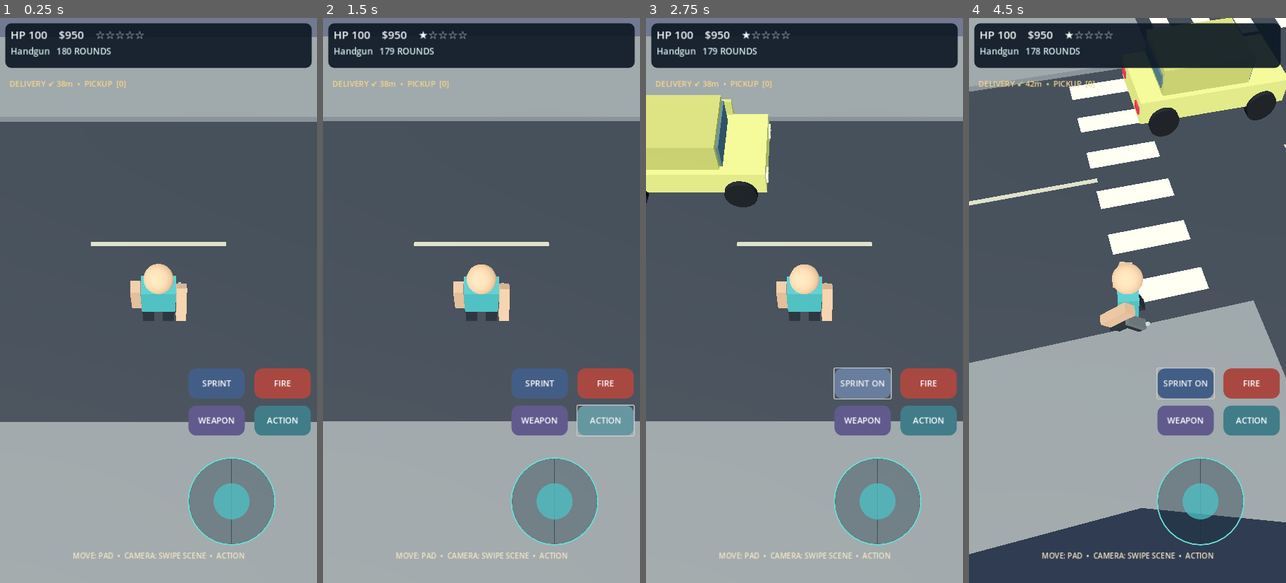
Above: before the commit, frames 1-4 (left to right).
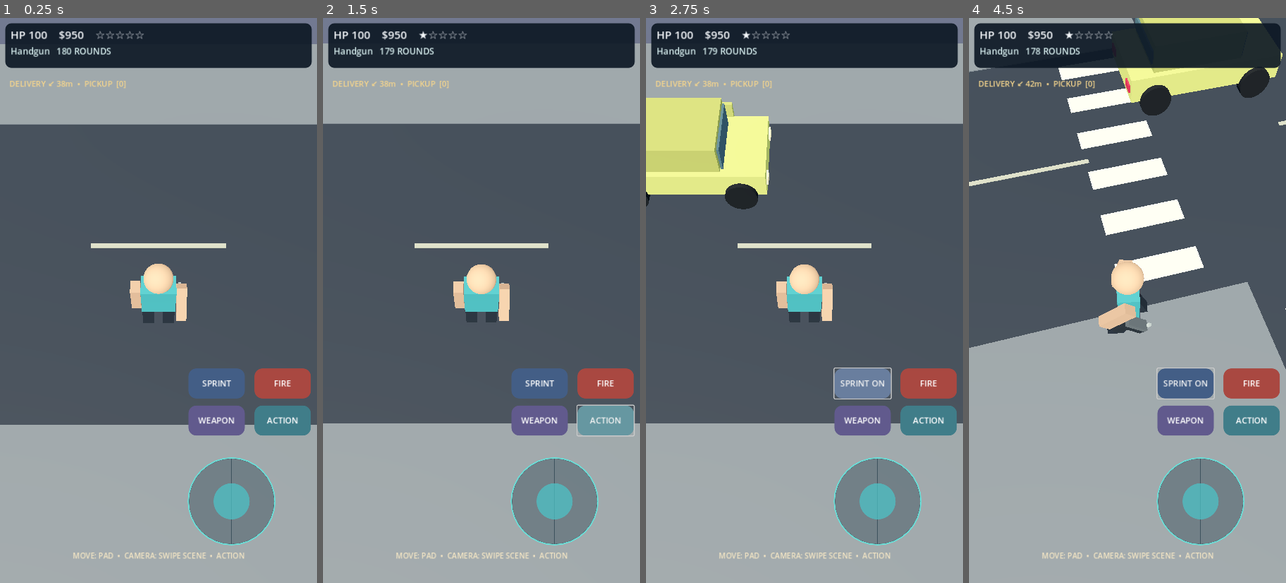
Above: after the commit, the same moments.

Repository: shejklgaia-png/Gt_a_like_game
Game: Godot game, scene res://scenes/main.tscn
Two runs of this game, one before a commit and one after it. Both use one fixed random seed, a clock stepped at 60 frames per second and the inputs below.
Inputs (mouse positions are in pixels of both pictures, inside the frame that each line leads up to):
- Up to frame 1 (0.25 s): no input
- Up to frame 2 (1.5 s): click "FIRE" at 0.5 s; click "ACTION" at 1.25 s
- Up to frame 3 (2.75 s): click "SPRINT" at 2 s
- Up to frame 4 (4.5 s): tap Enter at 2.75 s; move the mouse to (1197, 272) at 2.77 s; hold D 2.78-3.5 s; hold Shift 2.78-3.5 s; click (1197, 272) at 2.92 s; tap Space at 3.02 s; drag from (1064, 328) to (1111, 413) at 3.52 s; move the mouse to (1159, 176) at 4.27 s; hold D from 4.28 s (still down); tap F at 4.35 s

The runs differ from the first frame. In frame 1, 1.2% of the frame differs, in the area x 0-100%, y 3-72%; in frame 2, 1.1%; in frame 3, 1.5%; in frame 4, 26%, in the area x 0-100%, y 0-100%.

Commit message:
Pocket District 0.2.1: fix sidewalk entry and pedestrian gridlocks
* Fix pedestrian route gridlocks and flush sidewalk collision for seamless entry

* Fix pedestrian route gridlocks and flush sidewalk collision for seamless entry

* Fix pedestrian route gridlocks and flush sidewalk collision for seamless entry

* Fix pedestrian route gridlocks and flush sidewalk collision for seamless entry

* Add walkway, crosswalk crowd and stuck-route navigation regression tests

* Start sidewalk regression outside car lane collision envelope

* Isolate player sidewalk traversal camera framing and report collision diagnostics

* Assign opposite walking directions to separate narrow sidewalk passing lanes

* Prepare Pocket District 0.2.1 sidewalk navigation hotfix

* Prepare Pocket District 0.2.1 sidewalk navigation hotfix

Diff:
--- a/scripts/actor.gd
+++ b/scripts/actor.gd
@@ -31,6 +31,8 @@
 var attack_contact: bool = false
 var attack_damage: float = 0.0
 var attack_target: Node3D
+var stalled_time: float = 0.0
+var previous_distance: float = INF
 
 
 func setup(is_officer: bool, initial_anchor: Vector3, seed_value: int, p_axis: int = 0) -> void:
@@ -48,6 +50,10 @@
 
 
 func _ready() -> void:
+	# Nonblocking crowds: pedestrians still collide with buildings/ground and remain raycast targets.
+	# Cars can see and brake for actors, but actors cannot deadlock each other in the same lane.
+	collision_layer = 2
+	collision_mask = 1
 	var collider := CollisionShape3D.new()
 	collider.name = "CollisionShape3D"
 	var shape := CapsuleShape3D.new()
@@ -90,10 +96,17 @@
 	segment_min = float(block_index) * 36.0 + 8.0
 	segment_max = float(block_index + 1) * 36.0 - 8.0
 	var along := rng.randf_range(segment_min, segment_max)
+	previous_distance = INF
+	stalled_time = 0.0
+	# Split opposing pedestrian flows into narrow, consistent passing lanes.
+	# Both lanes stay fully on the sidewalk and inside each zebra crossing.
+	var current_along := global_position.z if sidewalk_axis == 0 else global_position.x
+	var travel_sign := 1.0 if along >= current_along else -1.0
+	var lane_offset := travel_sign * 0.32
 	if sidewalk_axis == 0:
-		target = Vector3(anchor.x, anchor.y, along)
+		target = Vector3(anchor.x + lane_offset, anchor.y, along)
 	else:
-		target = Vector3(along, anchor.y, anchor.z)
+		target = Vector3(along, anchor.y, anchor.z + lane_offset)
 
 
 func _physics_process(delta: float) -> void:
@@ -129,6 +142,20 @@
 			position.x = clampf(position.x, anchor.x - 0.38, anchor.x + 0.38)
 		else:
 			position.z = clampf(position.z, anchor.z - 0.38, anchor.z + 0.38)
+	# Collisions with geometry no longer leave a civilian frozen forever at its target.
+	# Reselect a safe lane waypoint when horizontal movement makes no progress.
+	if not officer and is_walking:
+		var remaining := Vector2(target.x - global_position.x, target.z - global_position.z).length()
+		if remaining > previous_distance - 0.025:
+			stalled_time += delta
+		else:
+			stalled_time = maxf(0.0, stalled_time - delta * 2.0)
+		previous_distance = remaining
+		if stalled_time > 1.8:
+			select_sidewalk_goal()
+	else:
+		stalled_time = 0.0
+		previous_distance = INF
 	moving = move_toward(moving, 1.0 if is_walking else 0.0, delta * 7.0)
 
 
--- a/scripts/city.gd
+++ b/scripts/city.gd
@@ -17,11 +17,11 @@
 
 func build_city() -> void:
 	rng.seed = 234894
-	Shapes.box(self, Vector3(0, -0.44, 0), Vector3(280, 0.7, 280), Color("#465958"), true)
+	Shapes.box(self, Vector3(0, -0.35, 0), Vector3(280, 0.7, 280), Color("#465958"), true)
 	for n in range(-3, 4):
 		var pos := float(n) * 36.0
-		Shapes.box(self, Vector3(pos, -0.015, 0), Vector3(10.0, 0.12, 246), ROAD_COLOR)
-		Shapes.box(self, Vector3(0, -0.012, pos), Vector3(246, 0.12, 10.0), ROAD_COLOR)
+		Shapes.box(self, Vector3(pos, 0.010, 0), Vector3(10.0, 0.02, 246), ROAD_COLOR)
+		Shapes.box(self, Vector3(0, 0.010, pos), Vector3(246, 0.02, 10.0), ROAD_COLOR)
 		for k in range(-12, 13):
 			Shapes.box(self, Vector3(pos, 0.056, k * 9.0), Vector3(0.13, 0.015, 3.5), Color("#aab2a0"))
 			Shapes.box(self, Vector3(k * 9.0, 0.058, pos), Vector3(3.5, 0.015, 0.13), Color("#aab2a0"))
@@ -82,11 +82,11 @@
 	var shop := ix == 0 and iz == -1
 	if shop:
 		height = 12.0
-	Shapes.box(self, Vector3(cx, 0.09, cz), Vector3(27, 0.24, 27), SIDEWALK_COLOR, true)
+	Shapes.box(self, Vector3(cx, 0.026, cz), Vector3(27, 0.04, 27), SIDEWALK_COLOR) # Flat decorative sidewalk; collision is the continuous ground plane.
 	var wall_color := Color.from_hsv(rng.randf_range(0.52, 0.68), rng.randf_range(0.12, 0.30), rng.randf_range(0.42, 0.75))
 	if shop:
 		wall_color = Color("#444d60")
-	Shapes.box(self, Vector3(cx, height * 0.5 + 0.22, cz), Vector3(width, height, depth), wall_color, true)
+	Shapes.box(self, Vector3(cx, height * 0.5 + 0.02, cz), Vector3(width, height, depth), wall_color, true)
 	Shapes.box(self, Vector3(cx, height + 0.31, cz), Vector3(width + 1.0, 0.35, depth + 1.0), wall_color.lightened(0.20))
 	var front_z := cz - depth / 2.0
 	var door := Vector3(cx, 0, front_z - 1.1)
--- a/scripts/hero.gd
+++ b/scripts/hero.gd
@@ -31,6 +31,8 @@
 
 
 func _ready() -> void:
+	collision_layer = 4
+	collision_mask = 11 # Static world (1), pedestrians (2), and vehicles (8).
 	var hitbox := CollisionShape3D.new()
 	hitbox.name = "CollisionShape3D"
 	var capsule := CapsuleShape3D.new()
--- a/scripts/smoke_test.gd
+++ b/scripts/smoke_test.gd
@@ -79,5 +79,57 @@
 		push_error("Car takeover door animation flag failed")
 		quit(11)
 		return
-	print("PASS: 36 buildings, 18 traffic cars, 46 pedestrians; orbit camera, 5 gun models, sidewalks, police baton and death states")
+	# Regression: civilian collision masks must ignore other civilians and vehicles.
+	# Actors remain hittable via layer 2 and collide with the continuous world on layer 1.
+	for citizen in town.people:
+		if citizen.collision_layer != 2 or (citizen.collision_mask & 2) != 0 or (citizen.collision_mask & 8) != 0:
+			push_error("Civilian crowd collision layers can recreate crosswalk jams")
+			quit(12)
+			return
+	if hero.collision_mask != 11 or town.cars[0].collision_mask != 15:
+		push_error("Hero/vehicle collision masks are inconsistent")
+		quit(13)
+		return
+	# Regression: previously raised solid sidewalk prevented hero moving out of the road.
+	# Check all building foundation pads are non-solid, not just a single intersection.
+	for building in town.buildings:
+		var center: Vector3 = building["position"]
+		var pavement := false
+		for child in town.get_children():
+			if child is Node3D and child.position.distance_to(Vector3(center.x, 0.026, center.z)) < 0.02:
+				if child is StaticBody3D:
+					push_error("Raised sidewalk still blocks player and NPCs")
+					quit(14)
+					return
+				pavement = true
+		if not pavement:
+			push_error("Walkable sidewalk visuals were removed")
+			quit(15)
+			return
+	# Put the player at a roadway curb and walk toward the sidewalk while the game runs.
+	hero.global_position = Vector3(4.15, 0.20, 16.0)
+	hero.velocity = Vector3.ZERO
+	game.camera_yaw = 0.0
+	game.camera.global_position = hero.global_position + Vector3(0.0, 7.0, 5.0)
+	game.camera.look_at(hero.global_position + Vector3(0.0, 1.0, 0.0))
+	game.stick_value = Vector2(1.0, 0.0)
+	for frame in range(36):
+		await physics_frame
+	game.stick_value = Vector2.ZERO
+	if hero.global_position.x < 5.5:
+		push_error("Player cannot cross roadway to sidewalk: pos=%s, velocity=%s, camera_right=%s, slide=%d" % [str(hero.global_position), str(hero.velocity), str(game.camera.global_transform.basis.x), hero.get_slide_collision_count()])
+		quit(16)
+		return
+	# A stopped pedestrian must be able to reroute instead of standing forever.
+	var walker: PocketActor = town.people[4]
+	walker.stalled_time = 1.9
+	walker.previous_distance = INF
+	walker.target = walker.position + Vector3(0, 0, 15.0) if walker.sidewalk_axis == 0 else walker.position + Vector3(15.0, 0, 0)
+	for tick in range(4):
+		await physics_frame
+	if walker.stalled_time > 1.8:
+		push_error("Stalled pedestrians are not recalculating waypoints")
+		quit(17)
+		return
+	print("PASS: sidewalks navigable; pedestrians ignore crowd/vehicle collisions and recover stalled routes")
 	quit(0)
--- a/scripts/vehicle.gd
+++ b/scripts/vehicle.gd
@@ -27,6 +27,8 @@
 
 
 func _ready() -> void:
+	collision_layer = 8
+	collision_mask = 15 # Road/buildings, pedestrians, player and other vehicles.
 	var shape := CollisionShape3D.new()
 	var box_shape := BoxShape3D.new()
 	box_shape.size = Vector3(2.3, 1.45, 4.5)
Not shown, changed: export_presets.cfg
